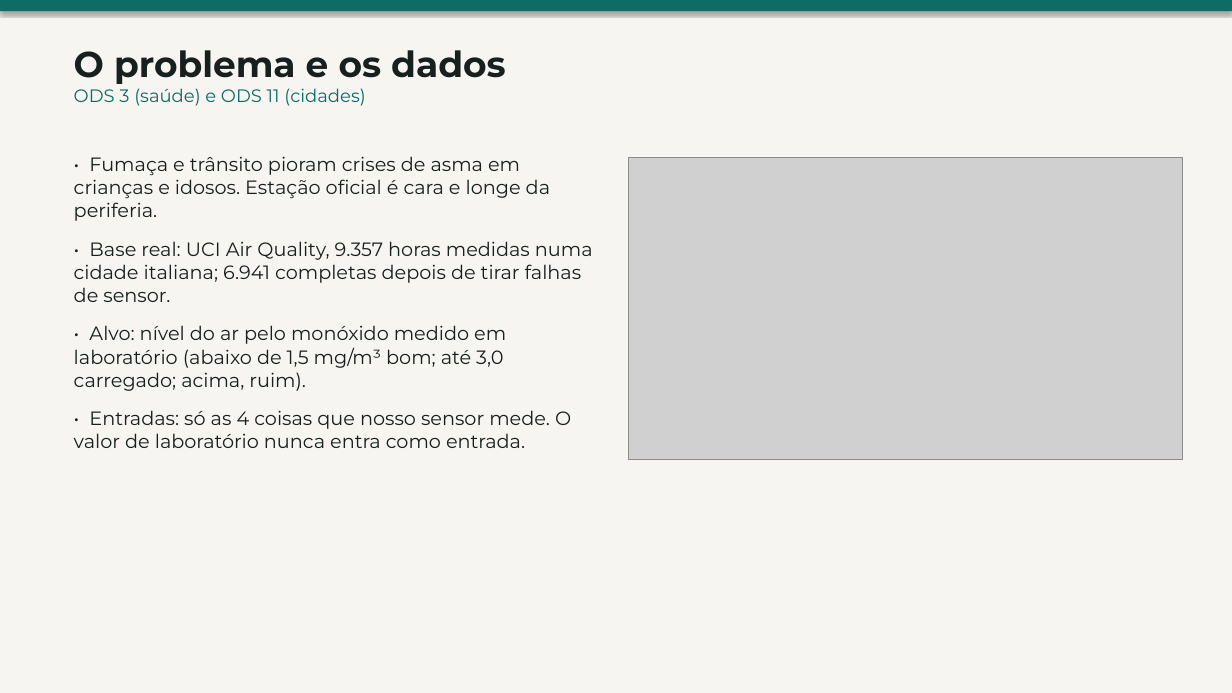
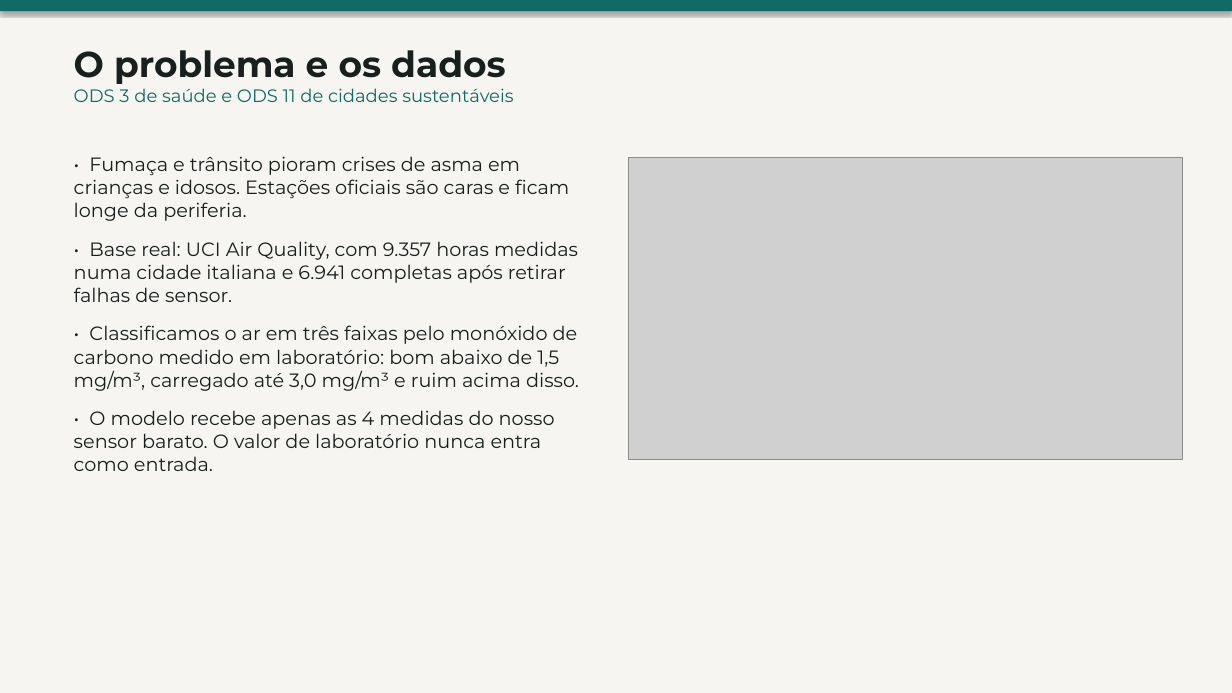
Before and after one commit to iskisraell/respiracidadao-gs, a slide deck: slide 2 of docs/06_RespiraCidadao_ML_Slides.pptx. Drawn at 1232x693 pixels with LibreOffice and Linux fonts; fonts in the diff are those of the drawing; grey boxes stand for pictures. Boxes give left, top, right and bottom in pixels: in the first picture for what was removed or moved away, otherwise in the second. Text is boxed around its words. In the diff, an @@ line names an element or a change of style, - is before the commit and + after.

```diff
--- a/docs/06_RespiraCidadao_ML_Slides.pptx
+++ b/docs/06_RespiraCidadao_ML_Slides.pptx
@@ text at bbox=[74, 88, 513, 102]: text changed @@
-ODS 3 (saúde) e ODS 11 (cidades)
+ODS 3 de saúde e ODS 11 de cidades sustentáveis
@@ text at bbox=[74, 156, 579, 471]: text changed @@
-• Fumaça e trânsito pioram crises de asma em crianças e idosos. Estação oficial é cara e longe da periferia.
-• Base real: UCI Air Quality, 9.357 horas medidas numa cidade italiana; 6.941 completas depois de tirar falhas de sensor.
-• Alvo: nível do ar pelo monóxido medido em laboratório (abaixo de 1,5 mg/m³ bom; até 3,0 carregado; acima, ruim).
-• Entradas: só as 4 coisas que nosso sensor mede. O valor de laboratório nunca entra como entrada.
+• Fumaça e trânsito pioram crises de asma em crianças e idosos. Estações oficiais são caras e ficam longe da periferia.
+• Base real: UCI Air Quality, com 9.357 horas medidas numa cidade italiana e 6.941 completas após retirar falhas de sensor.
+• Classificamos o ar em três faixas pelo monóxido de carbono medido em laboratório: bom abaixo de 1,5 mg/m³, carregado até 3,0 mg/m³ e ruim acima disso.
+• O modelo recebe apenas as 4 medidas do nosso sensor barato. O valor de laboratório nunca entra como entrada.
```
Also in this commit, not shown: 6 other slides changed, 46 other files.
